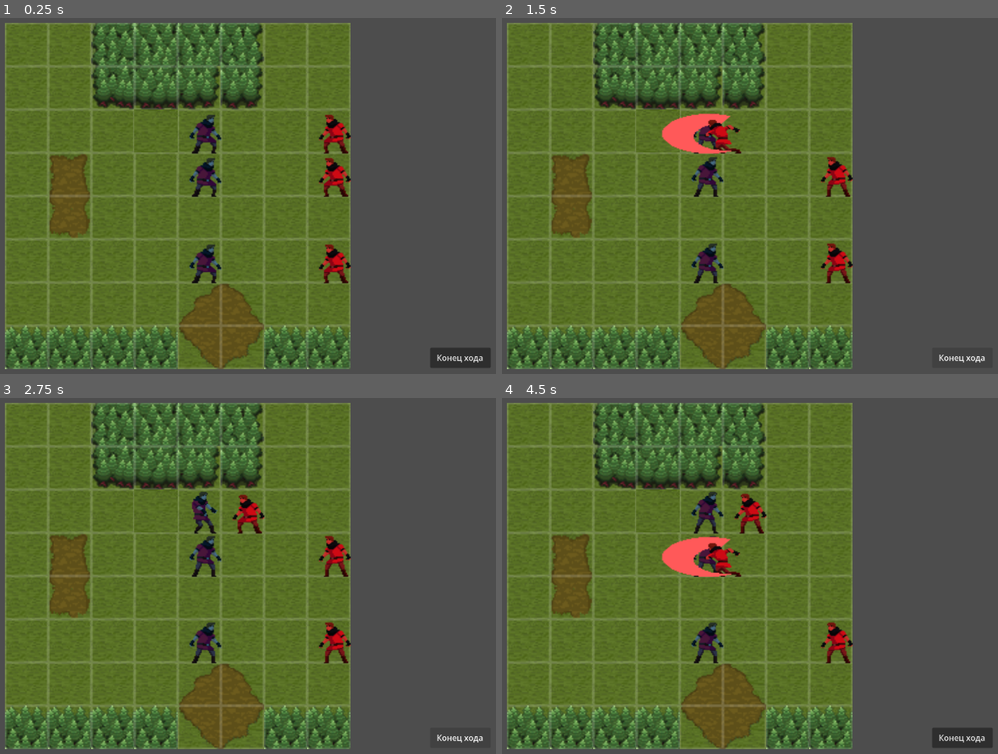
Above: before the commit, frames 1-4 (two rows, left to right).
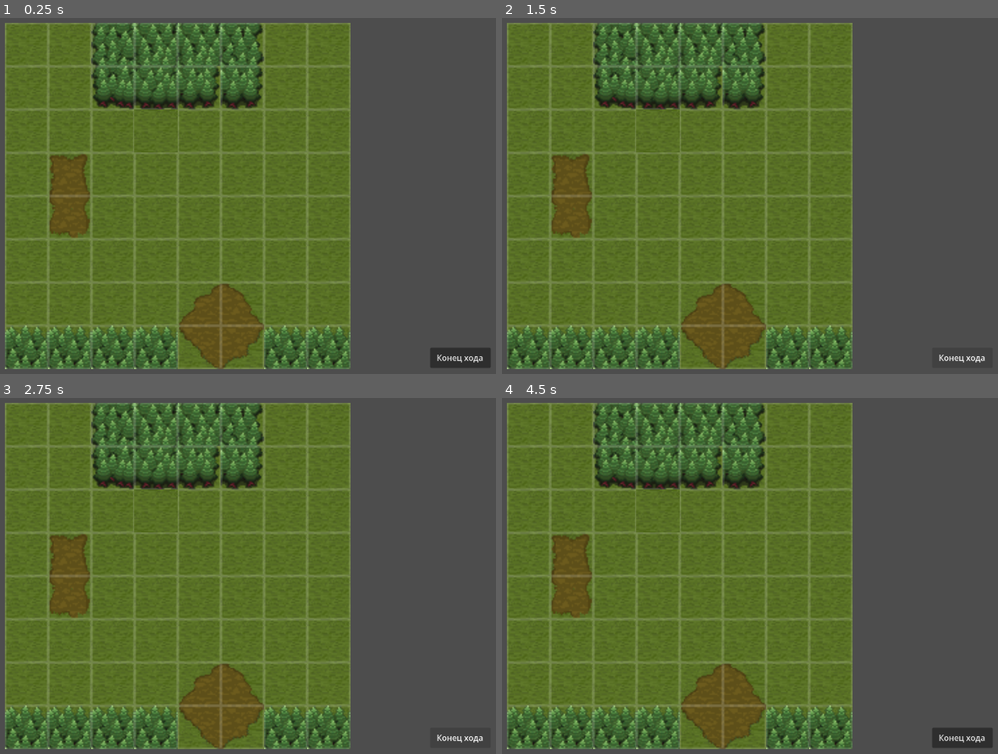
Above: after the commit, the same moments.

Repository: mikhalenkoilya/GodotTest
Game: Godot game, scene res://scenes/world.tscn
The game is run twice, just before and just after one commit, with the same random seed, the same clock (stepped at 60 frames per second) and the same inputs. This scene is started directly instead of the project's main scene.
Inputs (mouse positions are in pixels of both pictures, inside the frame that each line leads up to):
- Up to frame 1 (0.25 s): no input
- Up to frame 2 (1.5 s): click "Конец хода" at 0.5 s; click "Конец хода" at 1.25 s
- Up to frame 3 (2.75 s): click "Конец хода" at 2 s
- Up to frame 4 (4.5 s): tap Enter at 2.75 s; move the mouse to (819, 558) at 2.77 s; tap Space at 2.85, 3.02, 3.32, 3.77, 3.8, 4.07, 4.35 s; click (819, 558) at 2.92 s; move the mouse to (551, 593) at 3.52 s; tap Keypad Enter (end_turn) at 3.6 s; click (551, 593) at 3.67 s; move the mouse to (745, 497) at 4.27 s; click (745, 497) at 4.42 s

The runs differ from the first frame. In frame 1, 2.1% of the frame differs, in the area x 38-71%, y 27-75%; in frame 2, 2.7%; in frame 3, 2.1%; in frame 4, 2.7%, in the area x 32-71%, y 26-75%.

Commit message:
cross shape

Diff:
--- a/turn-based-test/Scripts/SquadManager.gd
+++ b/turn-based-test/Scripts/SquadManager.gd
@@ -5,6 +5,8 @@
 
 func _ready() -> void:
 	print("✅ SquadManager Autoload is working!")
+	# Optional: Ensure random number generation is seeded differently each run
+	# randomize()
 
 func add_to_squad(actor: Actor) -> void:
 	if actor and not squad_members.has(actor):
@@ -18,18 +20,26 @@
 	"res://data/classes/warrior.tres",
 	"res://data/classes/archer.tres",
 	"res://data/classes/mage.tres",
-	"res://data/classes/ninja.tres"
+	"res://data/classes/Spearman.tres"
 ]
 
-# Default squad composition
-var squad_classes: Array[String] = [
-	"res://data/classes/warrior.tres",
-	"res://data/classes/warrior.tres",
-	"res://data/classes/archer.tres"
-]
+# 🔄 UPDATED: Start empty, will be populated dynamically
+var squad_classes: Array[String] = []
 
-# Get the ClassData resource for a specific squad slot (0, 1, or 2)
+# 🔄 NEW: Generate a random squad of enemies
+func generate_random_enemy_squad(count: int = 3) -> Array[String]:
+	var random_squad: Array[String] = []
+	for i in range(count):
+		var random_idx = randi() % available_classes.size()
+		random_squad.append(available_classes[random_idx])
+	return random_squad
+
+# Get the ClassData resource for a specific squad slot
 func get_class_data(slot_index: int) -> ClassData:
+	if slot_index >= squad_classes.size():
+		push_error("Slot index out of bounds: " + str(slot_index))
+		return null
+
 	var path = squad_classes[slot_index]
 	var loaded_resource = load(path)
 	if loaded_resource == null:
@@ -37,8 +47,11 @@
 		return null
 	return loaded_resource as ClassData
 
-# Cycle to the next or previous class for a specific slot
+# Cycle to the next or previous class for a specific slot (if used in UI)
 func cycle_class(slot_index: int, direction: int) -> void:
+	if slot_index >= squad_classes.size():
+		return
+
 	var current_idx = available_classes.find(squad_classes[slot_index])
 	if current_idx == -1:
 		current_idx = 0
--- a/turn-based-test/Scripts/TurnManager.gd
+++ b/turn-based-test/Scripts/TurnManager.gd
@@ -103,9 +103,16 @@
 
 	if event is InputEventKey and event.pressed and not event.is_echo():
 		if event.keycode == KEY_SPACE:
+			# ✅ UPDATED: Skip only 1 phase at a time
 			if current_turn == Turn.USER and not is_processing_move and selected_actor != null:
-				_complete_actor_turn()
+				if current_phase == Phase.MOVE:
+					# Skip movement phase, transition to attack phase
+					_switch_to_attack_phase()
+				elif current_phase == Phase.ATTACK:
+					# Skip attack phase, complete this character's turn
+					_complete_actor_turn()
 			return
+
 		if event.is_action_pressed("end_turn"):
 			_on_end_turn_button_pressed()
 			return
@@ -171,8 +178,11 @@
 			if is_instance_valid(attacker) and is_instance_valid(target) and not target.is_dead:
 				await target.take_damage(attacker.attack_damage, attacker.attack_type)
 
-				# 🔄 Ответная атака
-				if not target.is_dead and target.class_data and target.remaining_counter_attacks > 0:
+				# 🔄 Ответная атака (ТОЛЬКО если атакующий находится в зоне действия паттерна атаки цели)
+				var defender_cell = tile_map.local_to_map(tile_map.to_local(target.global_position))
+				var attacker_cell = tile_map.local_to_map(tile_map.to_local(attacker.global_position))
+
+				if not target.is_dead and target.class_data and target.remaining_counter_attacks > 0 and _is_cell_in_attack_pattern(defender_cell, attacker_cell, target):
 					target.remaining_counter_attacks -= 1
 					print("🔄 %s выполняет ответную атаку по %s! (Осталось: %d)" % [target.name, attacker.name, target.remaining_counter_attacks])
 					await target.perform_attack(attacker)
@@ -215,8 +225,8 @@
 # 🔄 Вспомогательная функция: проверка, попадает ли клетка в паттерн атаки
 func _is_cell_in_attack_pattern(actor_cell: Vector2i, target_cell: Vector2i, actor: Actor) -> bool:
 	if not actor.class_data or not actor.class_data.attack_pattern:
-		var attack_range = actor.class_data.attack_range if actor.class_data else 1
-		return (abs(target_cell.x - actor_cell.x) + abs(target_cell.y - actor_cell.y)) <= attack_range
+		# Fallback: если паттерн не назначен, считаем дальность атаки равной 1 клетке
+		return (abs(target_cell.x - actor_cell.x) + abs(target_cell.y - actor_cell.y)) <= 1
 
 	for offset in actor.class_data.attack_pattern.relative_cells:
 		if actor_cell + offset == target_cell:
@@ -273,7 +283,11 @@
 			if is_instance_valid(attacker) and is_instance_valid(target) and not target.is_dead:
 				await target.take_damage(attacker.attack_damage, attacker.attack_type)
 
-				if not target.is_dead and target.class_data and target.remaining_counter_attacks > 0:
+				# 🔄 Ответная атака (ТОЛЬКО если атакующий находится в зоне действия паттерна атаки цели)
+				var defender_cell = tile_map.local_to_map(tile_map.to_local(target.global_position))
+				var attacker_cell = tile_map.local_to_map(tile_map.to_local(attacker.global_position))
+
+				if not target.is_dead and target.class_data and target.remaining_counter_attacks > 0 and _is_cell_in_attack_pattern(defender_cell, attacker_cell, target):
 					target.remaining_counter_attacks -= 1
 					print("🔄 %s выполняет ответную атаку по %s! (Осталось: %d)" % [target.name, attacker.name, target.remaining_counter_attacks])
 					await target.perform_attack(attacker)
@@ -358,11 +372,11 @@
 		for offset in actor.class_data.attack_pattern.relative_cells:
 			attack_cells.append(actor_cell + offset)
 	else:
-		# 🔄 Fallback: если паттерн забыли назначить, используем старый ромб
-		var attack_range = actor.class_data.attack_range if actor.class_data else 1
-		for x in range(-attack_range, attack_range + 1):
-			for y in range(-attack_range, attack_range + 1):
-				if abs(x) + abs(y) <= attack_range and (x != 0 or y != 0):
+		# 🔄 Fallback: если паттерн забыли назначить, используем старый ромб радиусом 1
+		var fallback_range = 1
+		for x in range(-fallback_range, fallback_range + 1):
+			for y in range(-fallback_range, fallback_range + 1):
+				if abs(x) + abs(y) <= fallback_range and (x != 0 or y != 0):
 					attack_cells.append(actor_cell + Vector2i(x, y))
 
 	for cell in attack_cells:
--- a/turn-based-test/Scripts/actor.gd
+++ b/turn-based-test/Scripts/actor.gd
@@ -58,14 +58,14 @@
 	var original_pos = global_position
 	var offset_applied = false
 
-	# ✅ NEW: Apply 50% offset lunge if attacking at range 1
-	if target and is_instance_valid(target) and class_data and class_data.attack_range == 1:
-		var direction = (target.global_position - global_position).normalized()
-		# 32.0 is 50% of a standard 64x64 tile.
-		# Adjust this value if your project uses a different tile size (e.g., 48.0 for 96x96 tiles)
-		var lunge_distance = 16.0
-		global_position += direction * lunge_distance
-		offset_applied = true
+	# ✅ UPDATED: Apply 50% offset lunge if attacking an adjacent target (approx 1 tile distance)
+	if target and is_instance_valid(target):
+		var dist = global_position.distance_to(target.global_position)
+		if dist <= 70.0: # Approx 1 tile (64px) + small margin for safety
+			var direction = (target.global_position - global_position).normalized()
+			var lunge_distance = 16.0
+			global_position += direction * lunge_distance
+			offset_applied = true
 
 	if sprite:
 		sprite.play("attack")
--- a/turn-based-test/Scripts/world.gd
+++ b/turn-based-test/Scripts/world.gd
@@ -6,16 +6,12 @@
 @onready var turn_manager: Node = $Tiles/TurnManager
 
 # Define enemy squad composition using the same .tres class system
-var enemy_squad_classes: Array[String] = [
-	"res://data/classes/warrior.tres",
-	"res://data/classes/warrior.tres",
-	"res://data/classes/warrior.tres"
-]
+var enemy_squad_classes: Array[String] = []
 
 func _ready() -> void:
 	_spawn_squad()
-	_spawn_enemies() # <-- Added enemy spawn logic
-
+	enemy_squad_classes = SquadManager.generate_random_enemy_squad(3)
+	print("🎲 Random Enemy Squad Generated: ", enemy_squad_classes)
 	if turn_manager:
 		await get_tree().process_frame
 		turn_manager.initialize_game()
@@ -46,7 +42,7 @@
 		var new_actor = _create_actor(class_data, false, i)
 		add_child(new_actor)
 		turn_manager.register_actor(new_actor)
-		print("✅ Spawned Enemy: ", new_actor.name, " with move_range: ", class_data.move_range)
+		print("✅ Spawned Enemy: ", new_actor.name)
 
 # Helper function to keep spawn logic DRY (Don't Repeat Yourself)
 func _create_actor(class_data: ClassData, friendly: bool, index: int) -> Actor:
--- a/turn-based-test/data/AttackShapes/diamond_3.tres
+++ b/turn-based-test/data/AttackShapes/diamond_3.tres
@@ -7,19 +7,12 @@
 metadata/_custom_type_script = "uid://bii4bskxhjtt7"
 pattern_name = "Diamond Range 3"
 max_range_heuristic = 3
-relative_cells = [
-	# Row -3
-	Vector2i(0, -3),
-	# Row -2
-	Vector2i(-1, -2), Vector2i(0, -2), Vector2i(1, -2),
-	# Row -1
-	Vector2i(-2, -1), Vector2i(-1, -1), Vector2i(0, -1), Vector2i(1, -1), Vector2i(2, -1),
-	# Row 0 (Center row, excluding 0,0 which is the attacker)
-	Vector2i(-3, 0), Vector2i(-2, 0), Vector2i(-1, 0), Vector2i(1, 0), Vector2i(2, 0), Vector2i(3, 0),
-	# Row 1
-	Vector2i(-2, 1), Vector2i(-1, 1), Vector2i(0, 1), Vector2i(1, 1), Vector2i(2, 1),
-	# Row 2
-	Vector2i(-1, 2), Vector2i(0, 2), Vector2i(1, 2),
-	# Row 3
-	Vector2i(0, 3)
-]
+relative_cells = Array[Vector2i]([
+    Vector2i(0, -3),
+    Vector2i(-1, -2), Vector2i(0, -2), Vector2i(1, -2),
+    Vector2i(-2, -1), Vector2i(-1, -1), Vector2i(0, -1), Vector2i(1, -1), Vector2i(2, -1),
+    Vector2i(-3, 0), Vector2i(-2, 0), Vector2i(-1, 0), Vector2i(0, 0), Vector2i(1, 0), Vector2i(2, 0), Vector2i(3, 0),
+    Vector2i(-2, 1), Vector2i(-1, 1), Vector2i(0, 1), Vector2i(1, 1), Vector2i(2, 1),
+    Vector2i(-1, 2), Vector2i(0, 2), Vector2i(1, 2),
+    Vector2i(0, 3),
+])
--- a/turn-based-test/data/AttackShapes/line_3.tres
+++ /dev/null
@@ -1,10 +0,0 @@
-[gd_resource type="Resource" script_class="AttackPattern" format=3 uid="uid://b20s800lab3ny"]
-
-[ext_resource type="Script" uid="uid://bii4bskxhjtt7" path="res://Scripts/attack_pattern.gd" id="1_uk6dd"]
-
-[resource]
-script = ExtResource("1_uk6dd")
-pattern_name = "Line 3 (Vertical)"
-max_range_heuristic = 3
-relative_cells = Array[Vector2i]([Vector2i(1, 0), Vector2i(2, 0), Vector2i(3, 0)])
-metadata/_custom_type_script = "uid://bii4bskxhjtt7"
--- a/turn-based-test/data/AttackShapes/square_3x3.tres
+++ b/turn-based-test/data/AttackShapes/square_3x3.tres
@@ -5,6 +5,5 @@
 [resource]
 script = ExtResource("1_4x6it")
 pattern_name = "AoE 3x3"
-max_range_heuristic = 1
 relative_cells = Array[Vector2i]([Vector2i(-1, -1), Vector2i(0, -1), Vector2i(1, -1), Vector2i(-1, 0), Vector2i(1, 0), Vector2i(-1, 1), Vector2i(0, 1), Vector2i(1, 1)])
 metadata/_custom_type_script = "uid://bii4bskxhjtt7"
--- a/turn-based-test/data/classes/King.tres
+++ /dev/null
@@ -1,10 +0,0 @@
-[gd_resource type="Resource" script_class="ClassData" format=3 uid="uid://c2maxi1tw8t88"]
-
-[ext_resource type="Script" uid="uid://b217idjjy25pn" path="res://Scripts/class_data.gd" id="1_2ebfu"]
-
-[resource]
-script = ExtResource("1_2ebfu")
-display_name = "Король"
-max_hp = 120
-move_range = 2
-metadata/_custom_type_script = "uid://b217idjjy25pn"
--- /dev/null
+++ b/turn-based-test/data/classes/Spearman.tres
@@ -0,0 +1,16 @@
+[gd_resource type="Resource" script_class="ClassData" format=3 uid="uid://csd2offmp73qr"]
+
+[ext_resource type="Script" uid="uid://b217idjjy25pn" path="res://Scripts/class_data.gd" id="1_l7aat"]
+[ext_resource type="Resource" uid="uid://bsw3mfqktfa30" path="res://data/AttackShapes/cross_1.tres" id="1_w1c1b"]
+[ext_resource type="SpriteFrames" uid="uid://bywsnduprwm76" path="res://data/abilities/warrior.res" id="3_ybmxm"]
+
+[resource]
+script = ExtResource("1_l7aat")
+display_name = "Копейщик"
+max_hp = 50
+move_range = 2
+attack_pattern = ExtResource("1_w1c1b")
+sprite_frames = ExtResource("3_ybmxm")
+max_armor = 10
+max_magic_resist = 10
+metadata/_custom_type_script = "uid://b217idjjy25pn"
--- a/turn-based-test/data/classes/archer.tres
+++ b/turn-based-test/data/classes/archer.tres
@@ -1,15 +1,15 @@
 [gd_resource type="Resource" script_class="ClassData" format=3 uid="uid://y4u1833v0qip"]
 
 [ext_resource type="Script" uid="uid://b217idjjy25pn" path="res://Scripts/class_data.gd" id="1_1hx7s"]
-[ext_resource type="Resource" uid="uid://b20s800lab3ny" path="res://data/AttackShapes/line_3.tres" id="1_uj0l1"]
+[ext_resource type="Resource" uid="uid://b0b1o7bwiww0n" path="res://data/AttackShapes/diamond_3.tres" id="1_uj0l1"]
 [ext_resource type="SpriteFrames" uid="uid://bywsnduprwm76" path="res://data/abilities/warrior.res" id="3_xrves"]
 
 [resource]
 script = ExtResource("1_1hx7s")
 display_name = "Лучник"
-max_hp = 75
-attack_damage = 20
-attack_range = 5
+max_hp = 50
+attack_damage = 8
+move_range = 2
 attack_pattern = ExtResource("1_uj0l1")
 sprite_frames = ExtResource("3_xrves")
 max_armor = 10
--- a/turn-based-test/data/classes/mage.tres
+++ b/turn-based-test/data/classes/mage.tres
@@ -1,13 +1,19 @@
-[gd_resource type="Resource" script_class="ClassData" format=3 uid="uid://drjimrgwv4ygu"]
+[gd_resource type="Resource" script_class="ClassData" format=3 uid="uid://2pcuplqoi8l"]
 
 [ext_resource type="Script" uid="uid://b217idjjy25pn" path="res://Scripts/class_data.gd" id="1_sxcey"]
+[ext_resource type="Resource" uid="uid://b0b1o7bwiww0n" path="res://data/AttackShapes/diamond_3.tres" id="1_t0fo8"]
+[ext_resource type="SpriteFrames" uid="uid://bywsnduprwm76" path="res://data/abilities/warrior.res" id="3_gf0sj"]
 
 [resource]
 script = ExtResource("1_sxcey")
 display_name = "Маг"
-max_hp = 60
-attack_damage = 25
+max_hp = 40
+attack_damage = 10
 move_range = 2
-attack_range = 3
-max_armor = 10
-max_magic_resist = 15
+attack_pattern = ExtResource("1_t0fo8")
+sprite_frames = ExtResource("3_gf0sj")
+attack_type = 1
+max_armor = 0
+max_magic_resist = 10
+max_counter_attacks = 0
+metadata/_custom_type_script = "uid://b217idjjy25pn"
--- a/turn-based-test/data/classes/ninja.tres
+++ /dev/null
@@ -1,12 +0,0 @@
-[gd_resource type="Resource" script_class="ClassData" format=3 uid="uid://dt7fxegdwkj0h"]
-
-[ext_resource type="Script" uid="uid://b217idjjy25pn" path="res://Scripts/class_data.gd" id="1_ay7f7"]
-[ext_resource type="SpriteFrames" uid="uid://b3jyfru03bc16" path="res://ART/Sprites/Animations/ninja.res" id="2_cca31"]
-
-[resource]
-script = ExtResource("1_ay7f7")
-display_name = "Ниндзя"
-max_hp = 70
-attack_range = 2
-sprite_frames = ExtResource("2_cca31")
-metadata/_custom_type_script = "uid://b217idjjy25pn"
--- a/turn-based-test/data/classes/warrior.tres
+++ b/turn-based-test/data/classes/warrior.tres
@@ -1,13 +1,12 @@
 [gd_resource type="Resource" script_class="ClassData" format=3 uid="uid://y4u1833v0qip"]
 
 [ext_resource type="Script" uid="uid://b217idjjy25pn" path="res://Scripts/class_data.gd" id="1_74vqn"]
-[ext_resource type="Resource" uid="uid://bsw3mfqktfa30" path="res://data/AttackShapes/cross_1.tres" id="1_rqqb5"]
+[ext_resource type="Resource" uid="uid://ei6ddmwsgq4a" path="res://data/AttackShapes/Square_3x3.tres" id="1_rqqb5"]
 [ext_resource type="SpriteFrames" uid="uid://dw1e26qqj12d6" path="res://ART/Sprites/Animations/warrior_sptires.res" id="2_agnmr"]
 
 [resource]
 script = ExtResource("1_74vqn")
-max_hp = 80
-attack_damage = 25
+max_hp = 70
 move_range = 2
 attack_pattern = ExtResource("1_rqqb5")
 sprite_frames = ExtResource("2_agnmr")
--- a/turn-based-test/scenes/world.tscn
+++ b/turn-based-test/scenes/world.tscn
@@ -406,13 +406,13 @@
 metadata/_custom_type_script = "uid://qefyhqelaun"
 
 [node name="SpawnPoint_0" type="Marker2D" parent="." unique_id=1609851194]
-position = Vector2(143, 80)
+position = Vector2(15, 80)
 
 [node name="SpawnPoint_1" type="Marker2D" parent="." unique_id=1088444596]
-position = Vector2(143, 112)
+position = Vector2(15, 112)
 
 [node name="SpawnPoint_2" type="Marker2D" parent="." unique_id=875338141]
-position = Vector2(143, 176)
+position = Vector2(15, 176)
 
 [node name="EnemySpawnPoint_0" type="Marker2D" parent="." unique_id=1192132513]
 position = Vector2(239, 80)
Not shown, added: turn-based-test/export_presets.cfg
